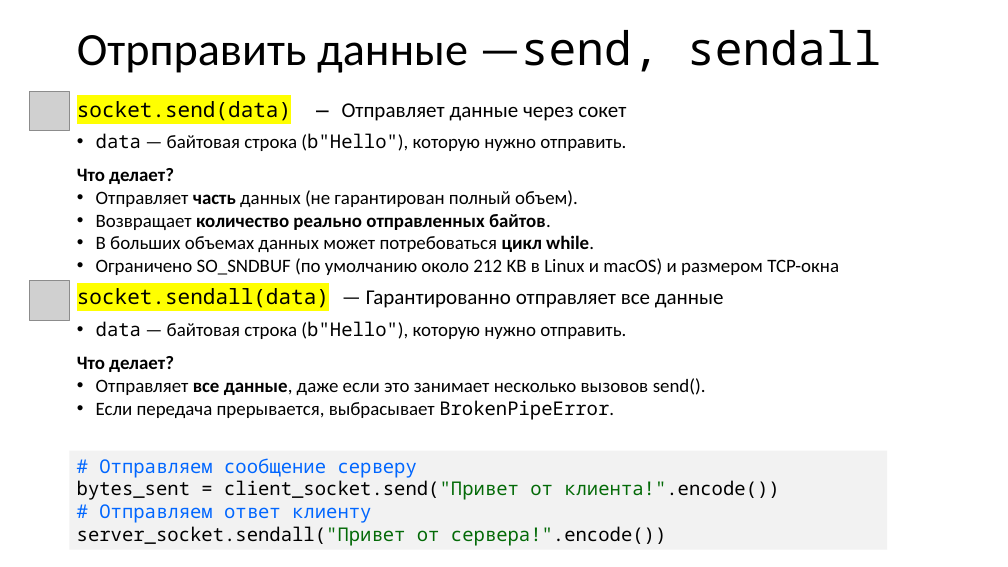
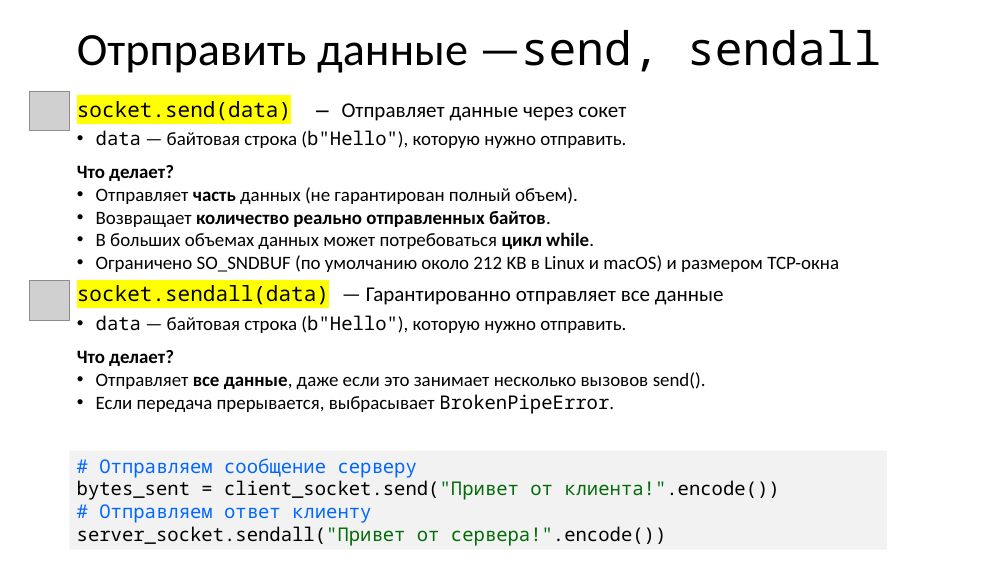
Before and after one commit to xtrueman/network_programming, a slide deck: slide 16 of Sockets.pptx. Drawn at 1008x567 pixels with LibreOffice and Linux fonts; fonts in the diff are those of the drawing; grey boxes stand for pictures. Boxes give left, top, right and bottom in pixels: in the first picture for what was removed or moved away, otherwise in the second. Text is boxed around its words. In the diff, an @@ line names an element or a change of style, - is before the commit and + after.

```diff
--- a/Sockets.pptx
+++ b/Sockets.pptx
@@ text at box(96, 130, 626, 333): line spacing 0.9 to 1; less space between paragraphs @@
```
Also in this commit, not shown: 15 other slides changed, 1 slide added, 3 other files.
